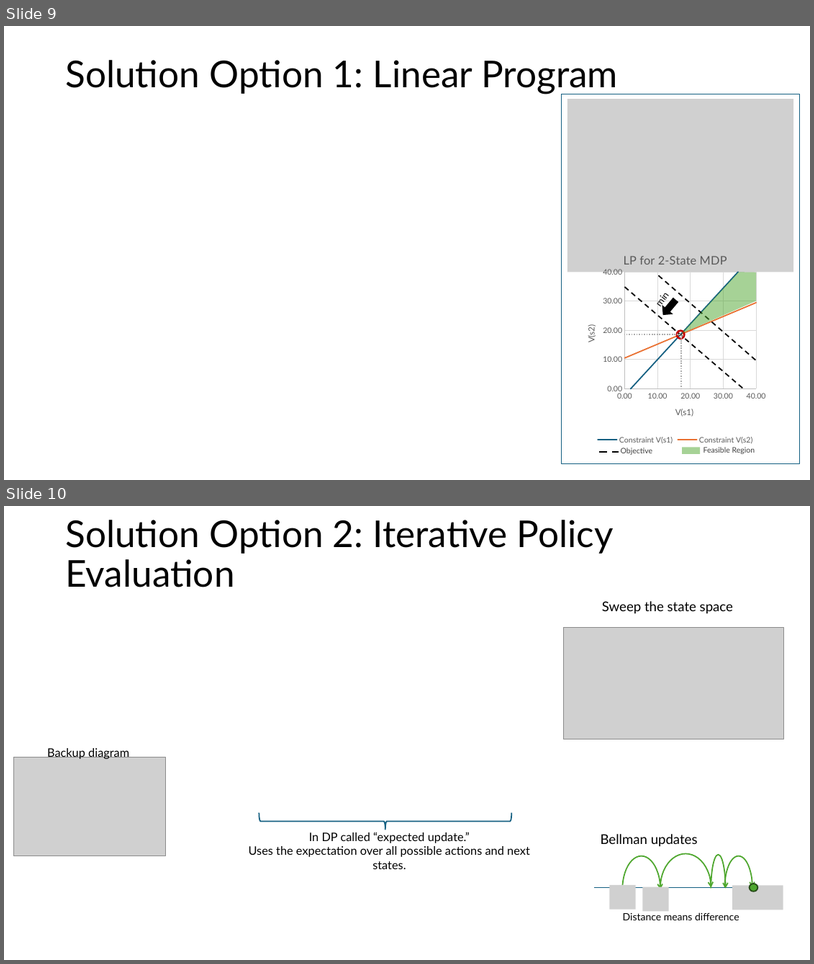
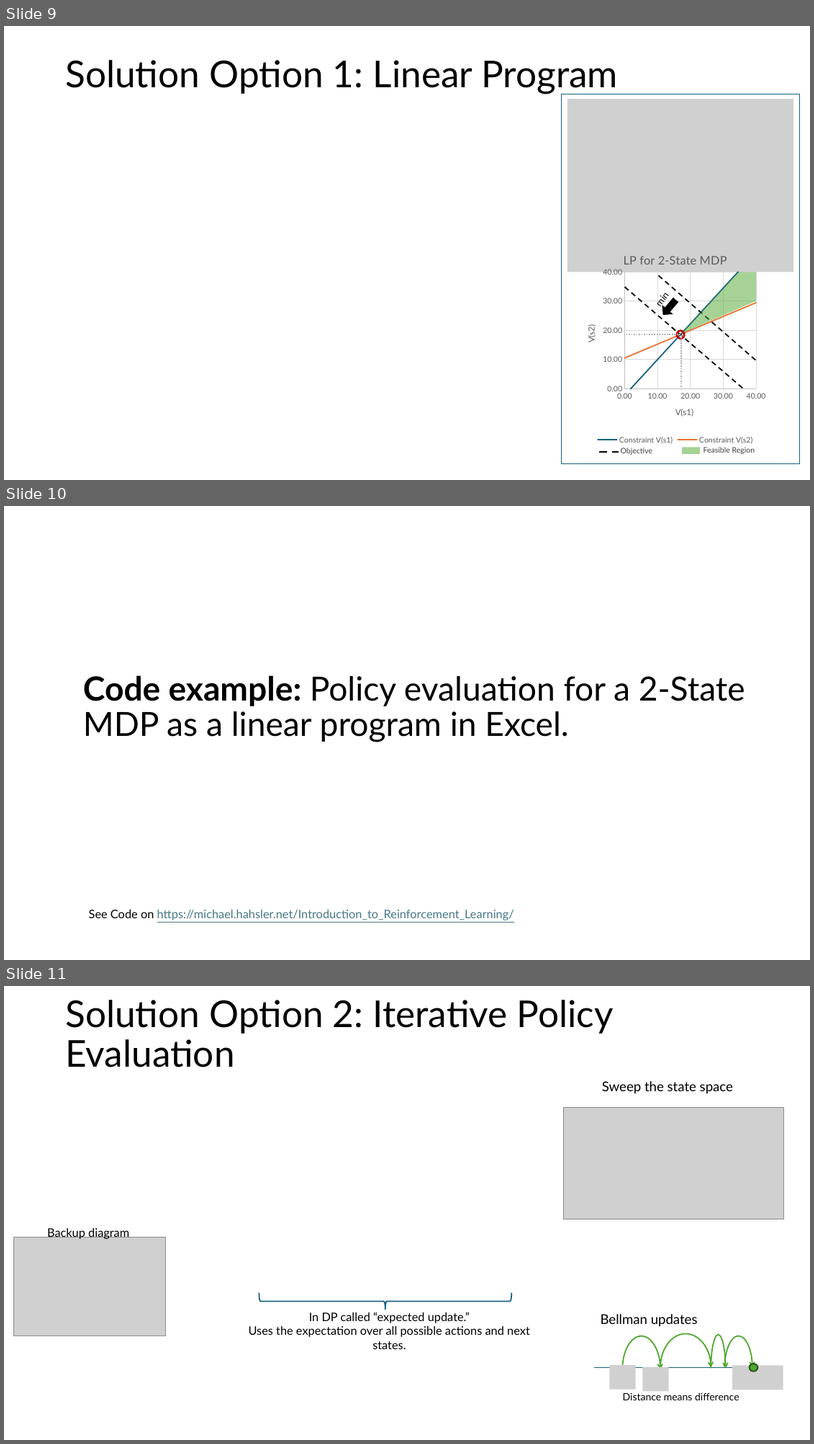
Before and after one commit to mhahsler/Introduction_to_Reinforcement_Learning, a slide deck: slides/Lecture_Chapter04.pptx. Shown one above the other, each under a label of ours: slides 9 and 10 before the commit, slides 9, 10 and 11 after it. The pictures are 814x964 and 814x1444 pixels, drawn with LibreOffice and Linux fonts; fonts in the diff are those of the drawing; grey boxes stand for pictures. Boxes give left, top, right and bottom in pixels: in the first picture for what was removed or moved away, otherwise in the second. Text is boxed around its words. In the diff, an @@ line names an element or a change of style, - is before the commit and + after.

Commit message:
Added code example slides.

```diff
--- a/slides/Lecture_Chapter04.pptx
+++ b/slides/Lecture_Chapter04.pptx
@@ slide 10 added at bbox=[4, 506, 810, 960], background #FFFFFF @@
@@ title added at bbox=[83, 675, 746, 742], 39.6 pt, text #000000 @@
+Code example: Policy evaluation for a 2-State MDP as a linear program in Excel.
@@ text added at bbox=[89, 909, 514, 920], 14 pt, text #467886, underline @@
+See Code on https://michael.hahsler.net/Introduction_to_Reinforcement_Learning/
@@ what was slide 10 is now slide 11 @@
```
Also in this commit, not shown: 1 slide changed, 3 other slides added, 1 slide removed, 20 other files.
